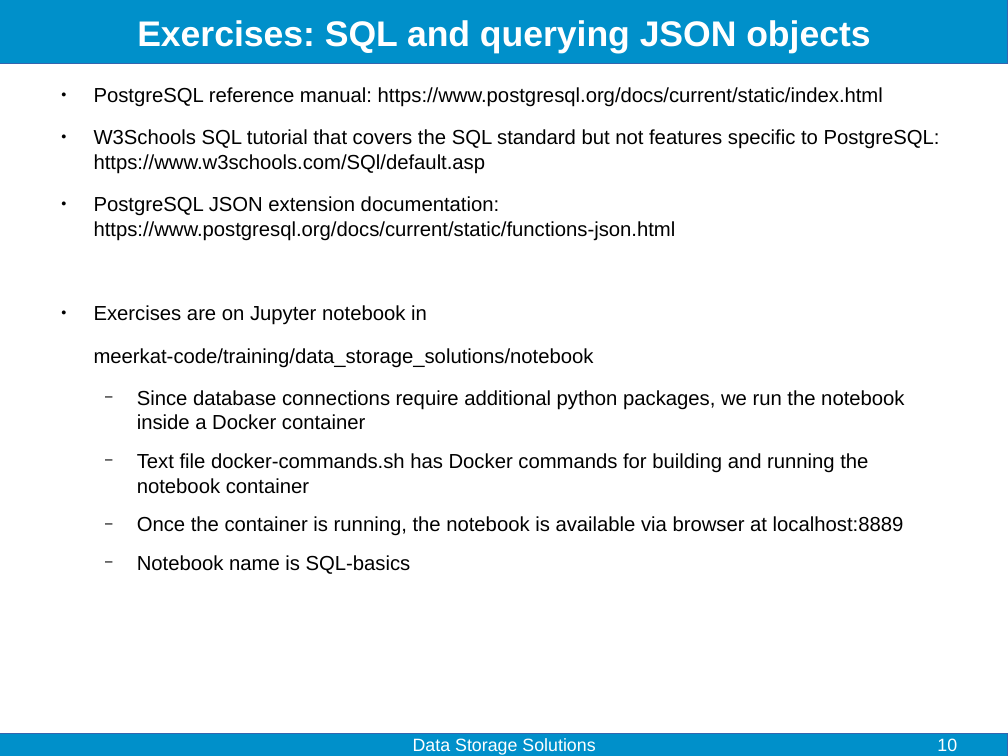
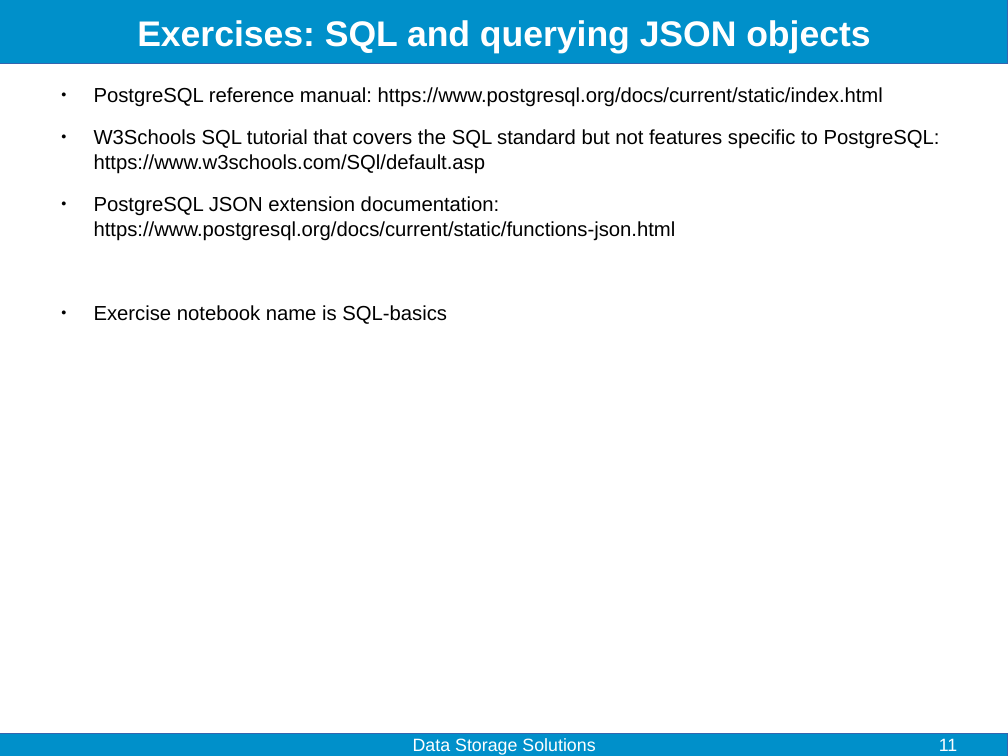
Before and after one commit to fjelltopp/training, a slide deck: slide 11 of data_storage_solutions/Data storage solutions.odp (slide 10 before the commit). Drawn at 1008x756 pixels with LibreOffice and Linux fonts; fonts in the diff are those of the drawing. Boxes give left, top, right and bottom in pixels: in the first picture for what was removed or moved away, otherwise in the second. Text is boxed around its words. In the diff, an @@ line names an element or a change of style, - is before the commit and + after.

Commit message:
finalize jupyter exercises

```diff
--- a/data_storage_solutions/Data storage solutions.odp
+++ b/data_storage_solutions/Data storage solutions.odp
@@ text at (94, 305, 447, 324): text changed @@
-● Exercises are on Jupyter notebook in
-meerkat-code/training/data_storage_solutions/notebook
-  − Since database connections require additional python packages, we run the notebook inside a Docker container
-  − Text file docker-commands.sh has Docker commands for building and running the notebook container
-  − Once the container is running, the notebook is available via browser at localhost:8889
-  − Notebook name is SQL-basics
+● Exercise notebook name is SQL-basics
@@ page number at (939, 738, 957, 751): text changed @@
-10
+11
```
Also in this commit, not shown: 3 other slides changed, 1 slide added, 2 other files.
